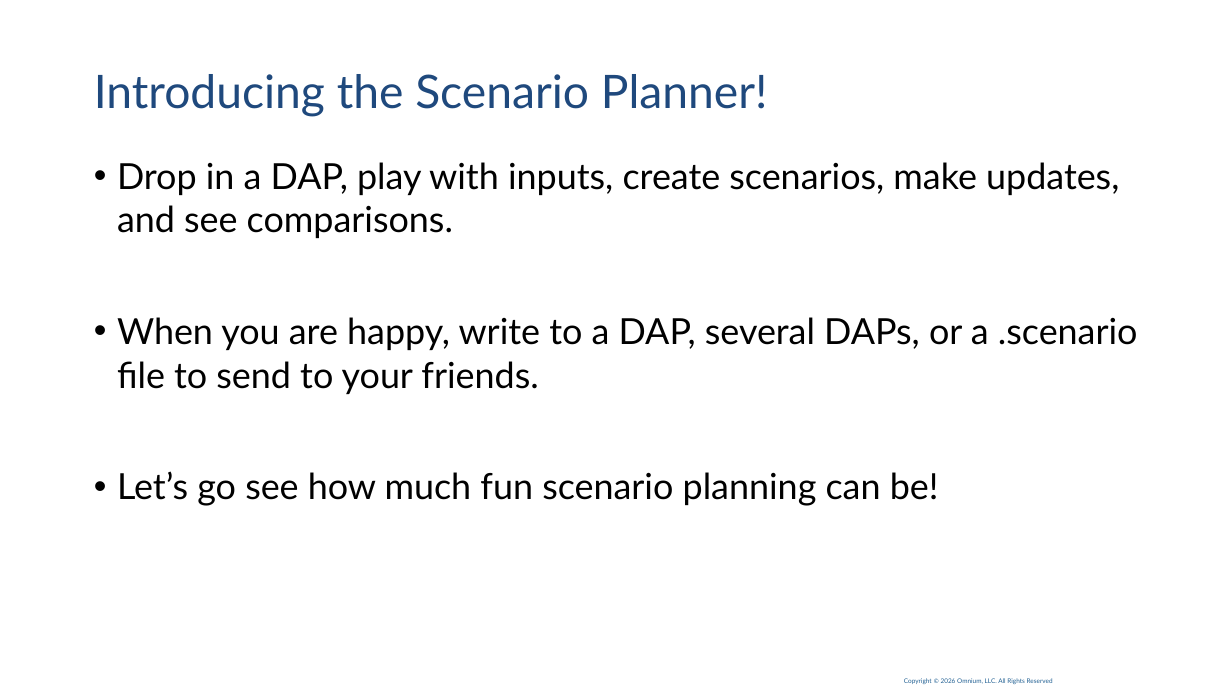
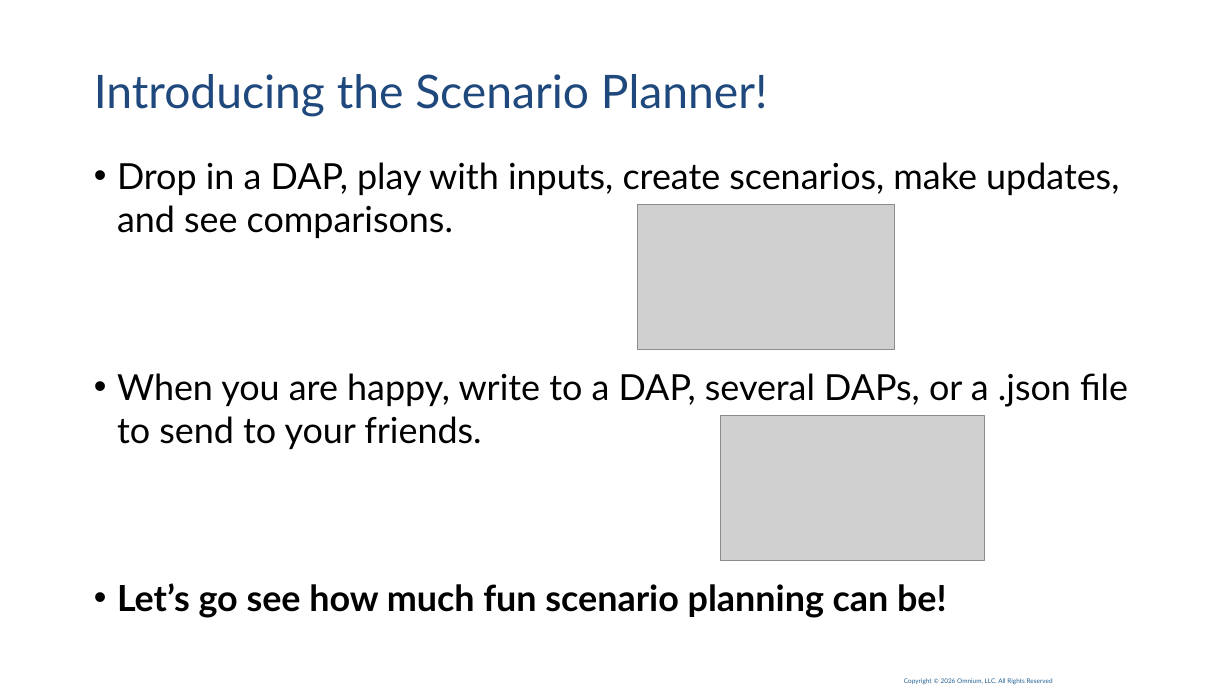
Before and after one commit to LorraineL4/Scenario_Planning, a slide deck: slide 3 of presentation/260603 - Scenario Planner Hackathon.pptx. Drawn at 1232x693 pixels with LibreOffice and Linux fonts; fonts in the diff are those of the drawing; grey boxes stand for pictures; background and template pictures are left out. Boxes give left, top, right and bottom in pixels: in the first picture for what was removed or moved away, otherwise in the second. Text is boxed around its words. In the diff, an @@ line names an element or a change of style, - is before the commit and + after.

```diff
--- a/presentation/260603 - Scenario Planner Hackathon.pptx
+++ b/presentation/260603 - Scenario Planner Hackathon.pptx
@@ picture added at (638,205,896,349) @@
@@ text at (117,373,1128,449): text changed @@
-• When you are happy, write to a DAP, several DAPs, or a .scenario file to send to your friends.
+• When you are happy, write to a DAP, several DAPs, or a .json file to send to your friends.
@@ picture added at (721,416,985,560) @@
@@ text at (117,583,947,618): bold on in "Let’s go see how much fun scenario ..." @@
```
Also in this commit, not shown: 2 other slides changed, 1 slide added, 9 slides removed, 1 other file.
